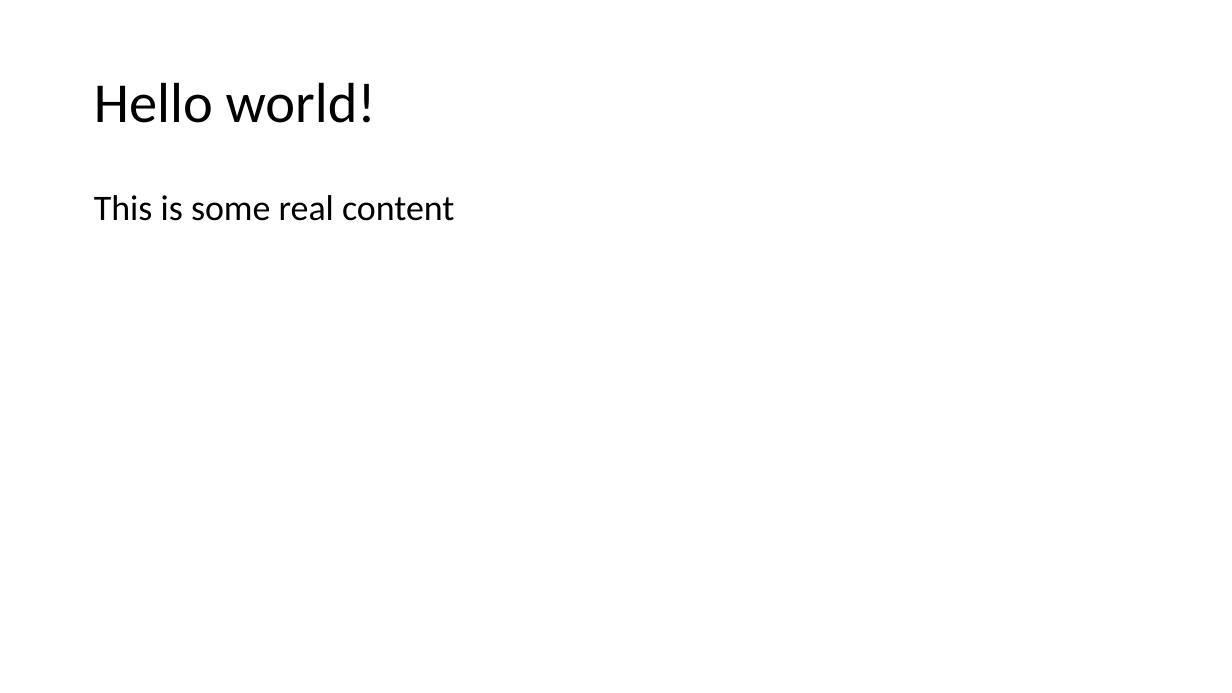
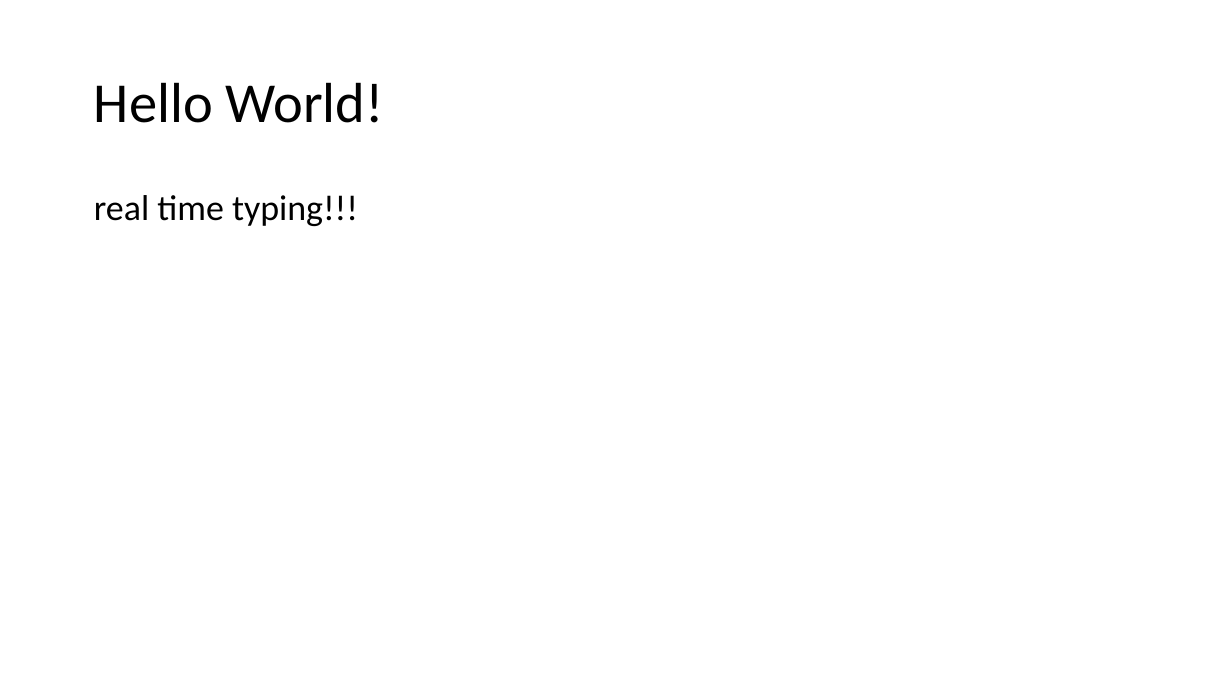
Before and after one commit to shiweiwei97/ot-demo, a slide deck: slide 1 of test.pptx. Drawn at 1232x693 pixels with LibreOffice and Linux fonts; fonts in the diff are those of the drawing. Boxes give left, top, right and bottom in pixels: in the first picture for what was removed or moved away, otherwise in the second. Text is boxed around its words. In the diff, an @@ line names an element or a change of style, - is before the commit and + after.

```diff
--- a/test.pptx
+++ b/test.pptx
@@ title at (x1=94, y1=82, x2=384, y2=123): text changed @@
-Hello world!
+Hello World!
@@ text at (x1=94, y1=195, x2=358, y2=226): text changed @@
-This is some real content
+real time typing!!!
```
Also in this commit, not shown: 4 other files.
